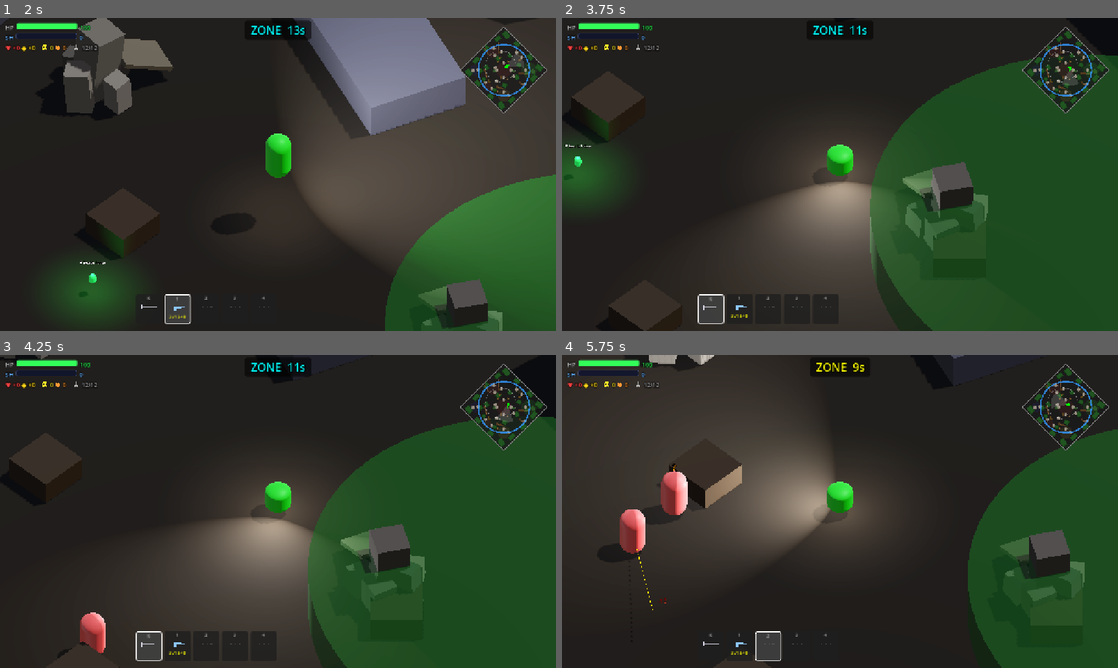
Above: before the commit, frames 1-4 (two rows, left to right).
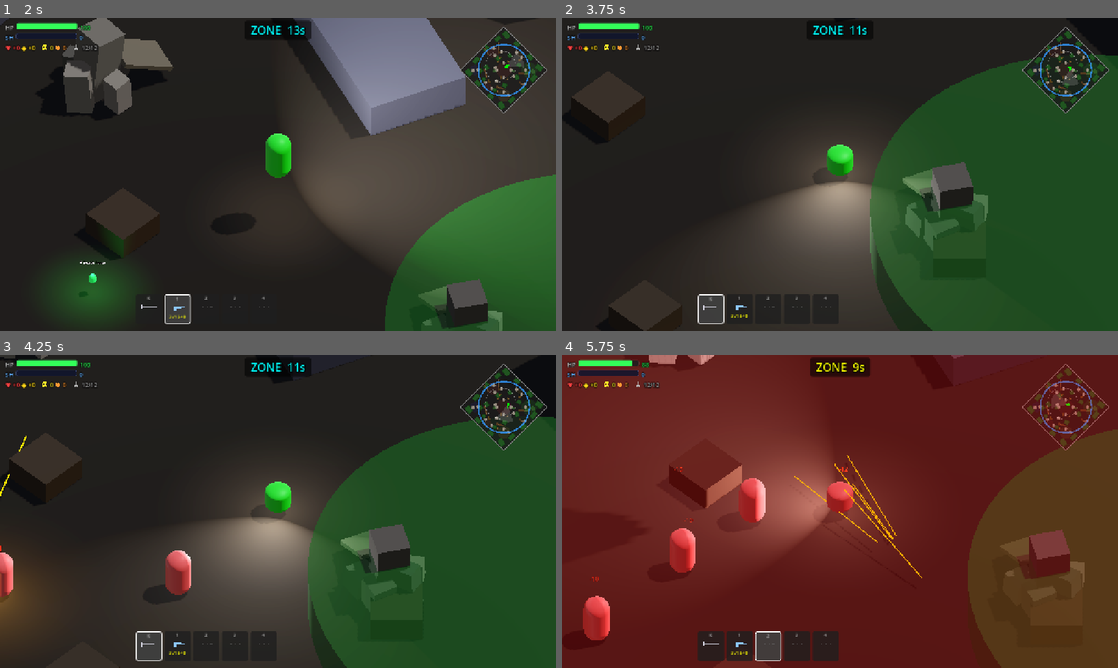
Above: after the commit, the same moments.

Repository: Kyulhee/battle-capsule
Game: Godot game, scene res://src/Main.tscn
Two runs of this game, one before a commit and one after it. Both use one fixed random seed, a clock stepped at 60 frames per second and the inputs below.
Inputs (mouse positions are in pixels of both pictures, inside the frame that each line leads up to):
- Up to frame 1 (2 s): click "START MATCH" at 0.5 s; tap Enter at 1.25 s; move the mouse to (400, 158) at 1.27 s; press the mouse at (400, 158) at 1.28 s; hold D (ui_right) from 1.28 s (still down); tap Space at 1.52 s
- Up to frame 2 (3.75 s): move the mouse to (728, 190) at 2.02 s; release D (ui_right) at 2.03 s; release the mouse at (728, 190) at 2.03 s; hold S (ui_down) 2.03-2.78 s; tap Q (heal) at 2.1 s; tap Space at 2.27 s; move the mouse to (895, 105) at 2.77 s; hold D (ui_right) 2.78-3.53 s; tap C at 2.85 s; move the mouse to (812, 237) at 3.52 s; hold W (ui_up) from 3.53 s (still down); tap 0 at 3.6 s; click (812, 237) at 3.67 s
- Up to frame 3 (4.25 s): keep holding W (ui_up); tap Space at 3.77 s
- Up to frame 4 (5.75 s): move the mouse to (1006, 558) at 4.27 s; release W (ui_up) at 4.28 s; hold A (ui_left) from 4.28 s (still down); tap 1 at 4.35 s; tap Space at 4.52, 5.27 s; move the mouse to (673, 464) at 5.02 s; tap 2 at 5.1 s

Frame 1 is identical in both runs. In frame 2, 2.0% of the frame differs, in the area x 0-11%, y 30-61%; in frame 3, 3.0%; in frame 4, 97%, in the area x 0-100%, y 0-100%.

Commit message:
feat: v1.2 — 봇 DISENGAGE 클러스터링 해소
- _obs_provides_cover(): collision_layer & 8 기준 실제 커버 여부 판별
- _find_cover_point(): 낮은 장애물 제외, 봇별 섹터 분산, 크라우딩 패널티
- handle_disengage_state(): 4+ 적 가시 시 커버 대신 즉시 분산 후퇴

Co-Authored-By: Claude Sonnet 4.6 <noreply@anthropic.com>

Diff:
--- a/src/entities/bot/Bot.gd
+++ b/src/entities/bot/Bot.gd
@@ -521,10 +521,15 @@
 		if zone_dist > main.current_zone_radius:
 			change_state(State.ZONE_ESCAPE); return
 
-	# Find and move toward cover
 	var nearest_threat = _find_nearest_target()
 	if not nearest_threat: change_state(State.IDLE); return
 
+	# Heavily outnumbered (4+): scatter in unique directions rather than pile onto one cover spot
+	if _count_visible_enemies() >= 4:
+		_move_or_unstick(_scatter_dir_from(nearest_threat.global_position), delta, true)
+		return
+
+	# Normal disengage: seek tall cover
 	if _disengage_cover == Vector3.ZERO or global_position.distance_to(_disengage_cover) < 2.0:
 		_disengage_cover = _find_cover_point(nearest_threat.global_position)
 
@@ -679,28 +684,50 @@
 	var best_pos = Vector3.ZERO
 	var best_score = INF
 	var my_dist_to_threat = global_position.distance_to(threat_pos)
+	# Per-bot angular sector so multiple bots spread around the same obstacle
+	var sector_angle = float(get_instance_id() % 8) * (TAU / 8.0)
 
 	for obs in obstacles:
 		if not is_instance_valid(obs): continue
+		# Skip obstacles too low to actually provide cover (log_pile, bush_patch, etc.)
+		if not _obs_provides_cover(obs): continue
+
 		var obs_pos = Vector3(obs.global_position.x, global_position.y, obs.global_position.z)
 		var dist_to_obs = global_position.distance_to(obs_pos)
 		if dist_to_obs > 20.0 or dist_to_obs < 0.5: continue
 
-		# Cover point is on the far side of the obstacle from the threat
 		var threat_to_obs = (obs_pos - threat_pos).normalized()
 		threat_to_obs.y = 0
-		var cover = obs_pos + threat_to_obs * 2.0
+		# Spread cover positions around the obstacle using a per-bot sector offset
+		var spread = Vector3(cos(sector_angle), 0, sin(sector_angle)) * 1.5
+		var cover = obs_pos + threat_to_obs * 2.0 + spread
 		cover.y = global_position.y
 
-		# Only useful if it puts more distance between us and threat
 		if cover.distance_to(threat_pos) <= my_dist_to_threat: continue
 
-		# Prefer obstacles closer to the bot (quicker to reach)
-		if dist_to_obs < best_score:
-			best_score = dist_to_obs
+		# Penalise cover spots already targeted by allied bots
+		var crowding = 0.0
+		for b in get_tree().get_nodes_in_group("bots"):
+			if b != self and is_instance_valid(b) and b.get("_disengage_cover") != Vector3.ZERO:
+				if (b._disengage_cover as Vector3).distance_to(cover) < 4.0:
+					crowding += 10.0
+
+		var score = dist_to_obs + crowding
+		if score < best_score:
+			best_score = score
 			best_pos = cover
 
 	return best_pos
+
+# True when the obstacle is tall enough (collision layer 8 = bullet-blocking height > 2.5m).
+func _obs_provides_cover(obs: Node3D) -> bool:
+	if obs is StaticBody3D:
+		return (obs.collision_layer & 8) != 0
+	# rock_cluster root is a Node3D — check immediate children
+	for child in obs.get_children():
+		if child is StaticBody3D and (child.collision_layer & 8) != 0:
+			return true
+	return false
 
 func _check_state_overrides(delta):
 	var main = get_tree().root.get_node_or_null("Main")
Not shown, changed: CLAUDE.md
Not shown, changed: docs/DEVLOG.md
